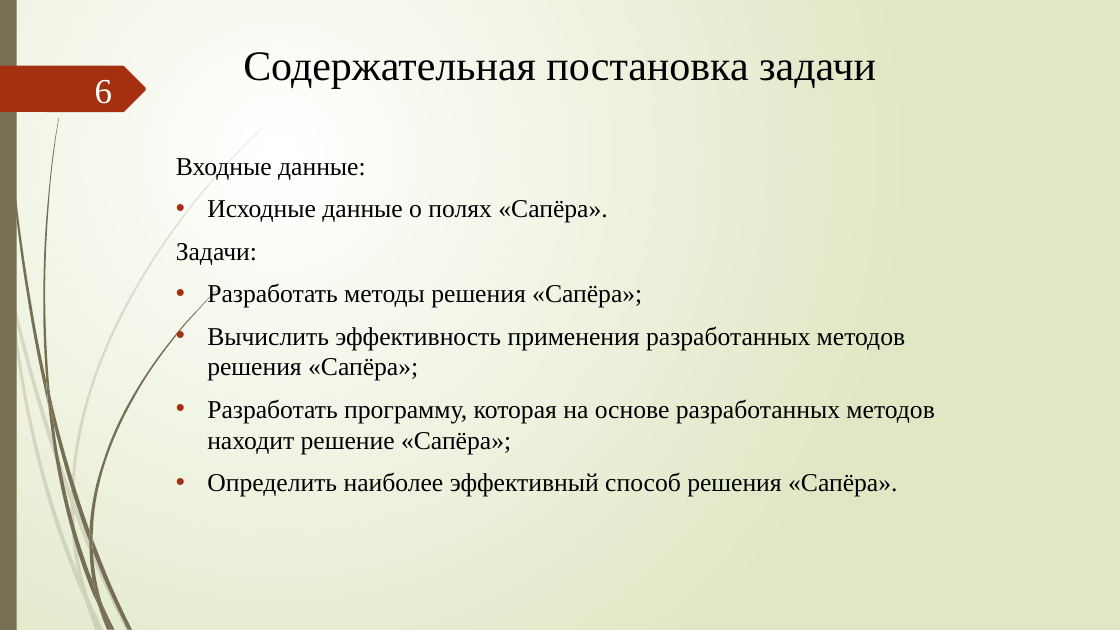
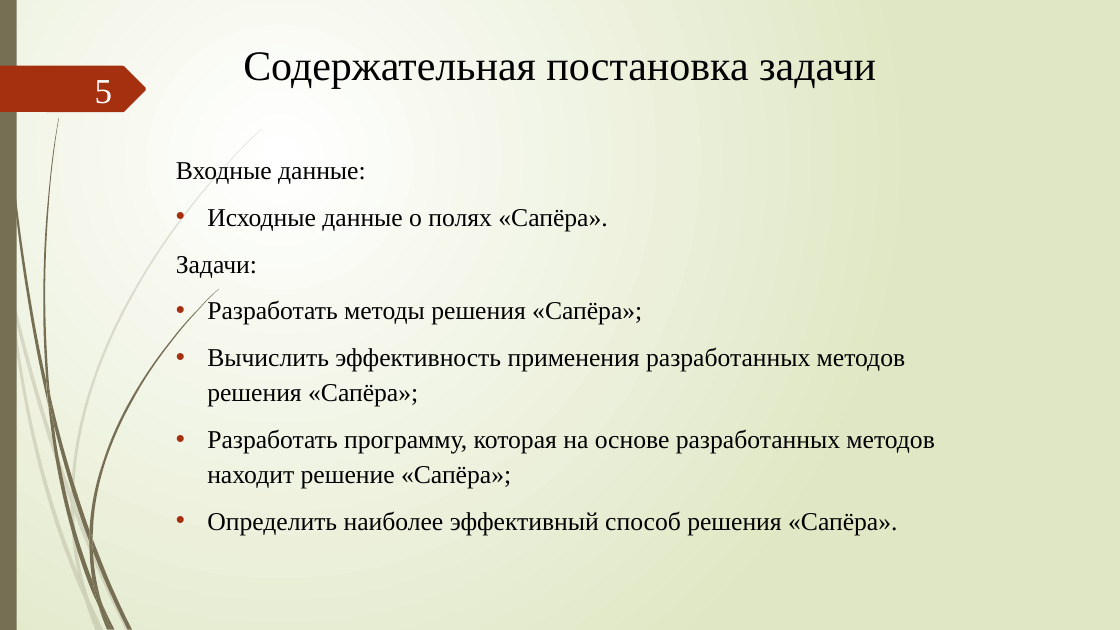
Before and after one commit to xex238/Diploma_2022, a slide deck: slide 5 of docs/Отчёты/ВКР/Новицкий_МПИ-20-4-2_ВКР_Презентация (v. 2.0).pptx (slide 6 before the commit). Drawn at 1120x630 pixels with LibreOffice and Linux fonts; fonts in the diff are those of the drawing. Boxes give left, top, right and bottom in pixels: in the first picture for what was removed or moved away, otherwise in the second. Text is boxed around its words. In the diff, an @@ line names an element or a change of style, - is before the commit and + after.

```diff
--- a/docs/Отчёты/ВКР/Новицкий_МПИ-20-4-2_ВКР_Презентация (v. 2.0).pptx
+++ b/docs/Отчёты/ВКР/Новицкий_МПИ-20-4-2_ВКР_Презентация (v. 2.0).pptx
@@ page number at <box>95,80,112,104</box>: text changed @@
-6
+5
@@ text "Входные данные:" at <box>176,162,934,535</box>: line spacing 1 to 1.14 @@
```
Also in this commit, not shown: 8 other slides changed, 1 slide added, 1 slide removed, 14 other files.
